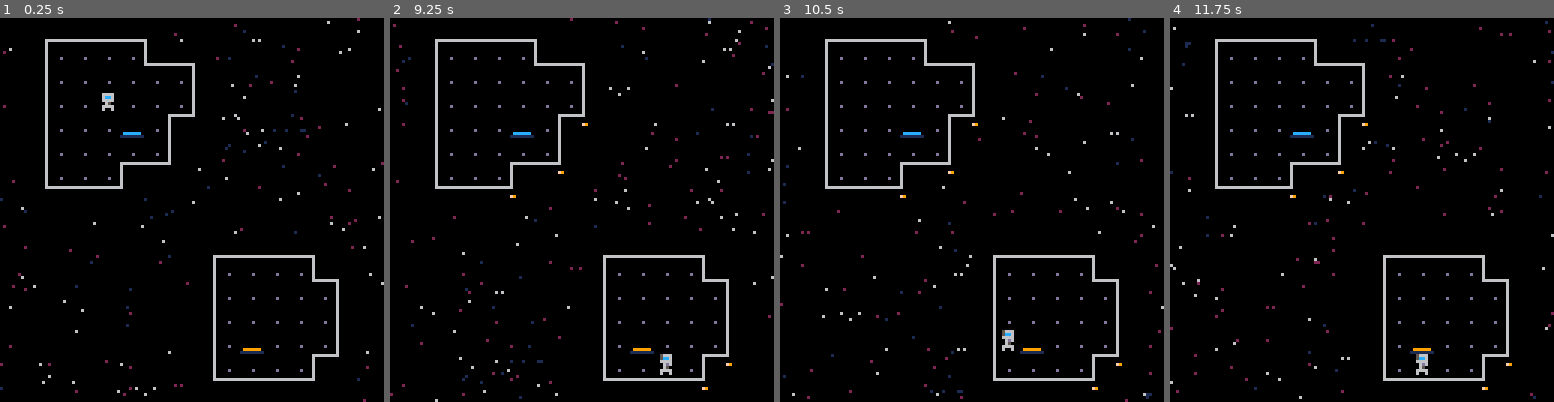
Above: before the commit, frames 1-4 (left to right).
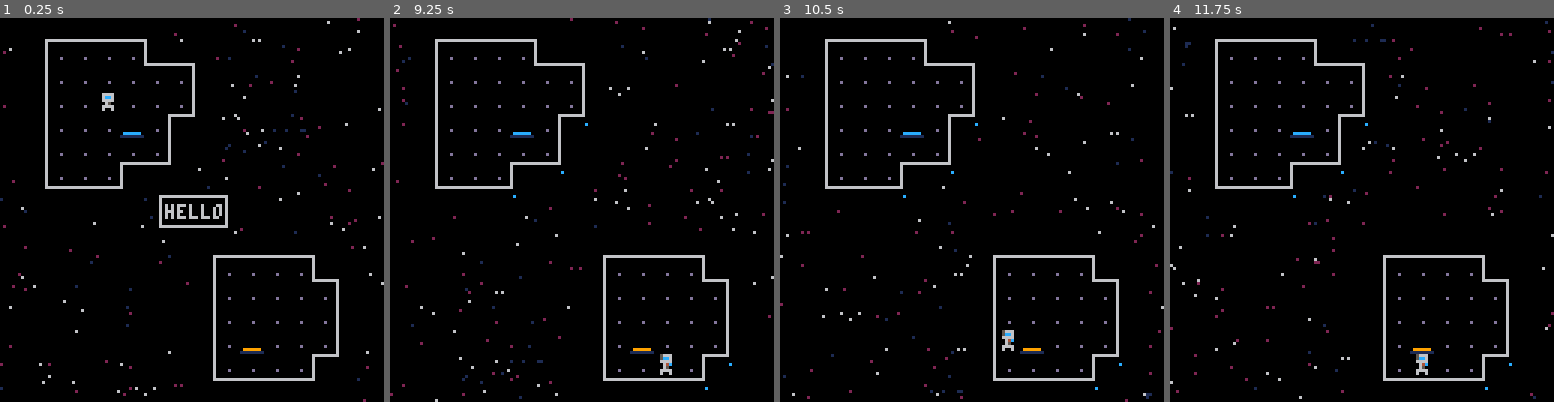
Above: after the commit, the same moments.

Repository: camerondugan/Pico8-Cartridges
Game: PICO-8 cartridge mygames/space.p8
The game is run twice, just before and just after one commit, with the same random seed, the same clock (stepped at 60 frames per second) and the same inputs.
Inputs:
- Up to frame 1 (0.25 s): no input
- Up to frame 2 (9.25 s): tap O (Z key) at 0.33, 0.7, 1.43, 2.22, 3.1, 3.98, 4.87, 5.75, 6.63, 7.52, 8.4 s; hold Left 1.97-2.37 s; hold Down 2.42-2.82 s; hold Right 2.87-3.53 s; hold Up 3.58-4.08 s; hold Right 4.13-4.53 s; hold Down 4.58-5.08 s; hold Left 5.13-5.8 s; hold Up 5.85-6.18 s; hold Left 6.23-6.63 s; hold Down 6.68-7.08 s; hold Right 7.13-7.8 s; hold Up 7.85-8.35 s; hold Right 8.4-8.8 s; hold Down from 8.85 s (still down)
- Up to frame 3 (10.5 s): tap O (Z key) at 9.28, 10.17 s; release Down at 9.35 s; hold Left 9.4-10.07 s; hold Up 10.12-10.45 s
- Up to frame 4 (11.75 s): hold Left 10.5-10.9 s; hold Down 10.95-11.35 s; tap O (Z key) at 11.05 s; hold Right from 11.4 s (still down)

The runs differ from the first frame. In frame 1, 0.7% of the frame differs, in the area x 41-60%, y 46-55%; in frame 2, less than 0.1%; in frame 3, less than 0.1%; in frame 4, less than 0.1%.

Commit message:
animated draw box in and out

Diff:
--- a/mygames/space.p8
+++ b/mygames/space.p8
@@ -36,6 +36,7 @@
 	palt(0,false)
 
 	get_player_start()
+	click_txt({"hello"})
 end
 
 function _draw()
@@ -73,6 +74,9 @@
 		if (#input_buffer < 2) then
 			add(input_buffer,{x=x,y=y})
 		end
+	end
+	if (btnp(4) and dbox) then
+		box_collapse=true
 	end
 end
 
@@ -345,21 +349,22 @@
 end
 -->8
 --utils
-
 clicked=false
 dbox=false
+box_collapse=false
 box_w=nil
 box_h=nil
 box_x=nil
 box_y=nil
 box_c1=0 --black
 box_c2=6 --grey
-txt={}
+box_txt={}
 
 --enable click through text
-function p_click_txt(txt,x,y)
-	box_w=2*l(txt)
-	box_h=8
+function click_txt(txt,x,y)
+	box_txt=txt
+	box_w=4*l(txt)+2
+	box_h=10*#txt
 	--default center
 	if (x==nil) x=64-box_w/2
 	if (y==nil) y=64-box_h/2
@@ -370,32 +375,60 @@
 
 --draw click through text
 function d_click_txt()
-	if (dbox and not clicked) then
-		draw_box(txt)
-	end
-end
-
-function draw_box(txt)
+	if (not clicked) then
+		animated_d_box(box_txt)
+	end
+end
+
+cur_box_w=0
+function animated_d_box(tbl)
+	if (dbox) then
+		draw_box(tbl,cur_box_w,box_h)
+	end
+	if (not box_collapse) then
+		if (cur_box_w<box_w) cur_box_w+=2
+		--potentially unneccesary
+		if (cur_box_w>box_w) cur_box_w=box_w
+	else
+		if (cur_box_w>0) then
+			cur_box_w-=2
+		else
+			dbox=false
+		end
+	end
+end
+
+function draw_box(tbl,w,h)
+	local bo=box_w/2-w/2
 	rectfill(
-		box_x,
+		box_x+bo,
 		box_y,
-		box_x+box_w,
-		box_y+box_h,
+		box_x+w+bo,
+		box_y+h,
 		box_c1
 	)
-	rectfill(
-		box_x,
+	rect(
+		box_x+bo,
 		box_y,
-		box_x+box_w,
-		box_y+box_h,
+		box_x+w+bo,
+		box_y+h,
 		box_c2
 	)
+	local o=3
+	for txt in all(tbl) do
+		local txt_w=#txt*2
+		if (txt_w<w-10) then
+			print(txt,box_x+(w/2)-(txt_w)+1,box_y+o)
+		end
+		o+=10
+	end
 end
 
 --longest
 function l(tbl)
 	len=0
-	for t in tbl do
+	for t in all(tbl) do
+		local l = #t
 		if (#t>len) len=#t
 	end
 	return len
@@ -442,8 +475,8 @@
 								and mem<=0x5f1f)
 					or (0x5f31<=mem
 								and mem<=0x5f35)
-					or (mem<=0x42ff
-								and mem>0x30ff)
+--sound	or (mem<=0x42ff
+				--				and mem>0x30ff)
 					or (mem<0x1000)
 		poke(mem,rnd(0x100))
 	end
Not shown, changed: the sound effects (__sfx__) section of mygames/space.p8
